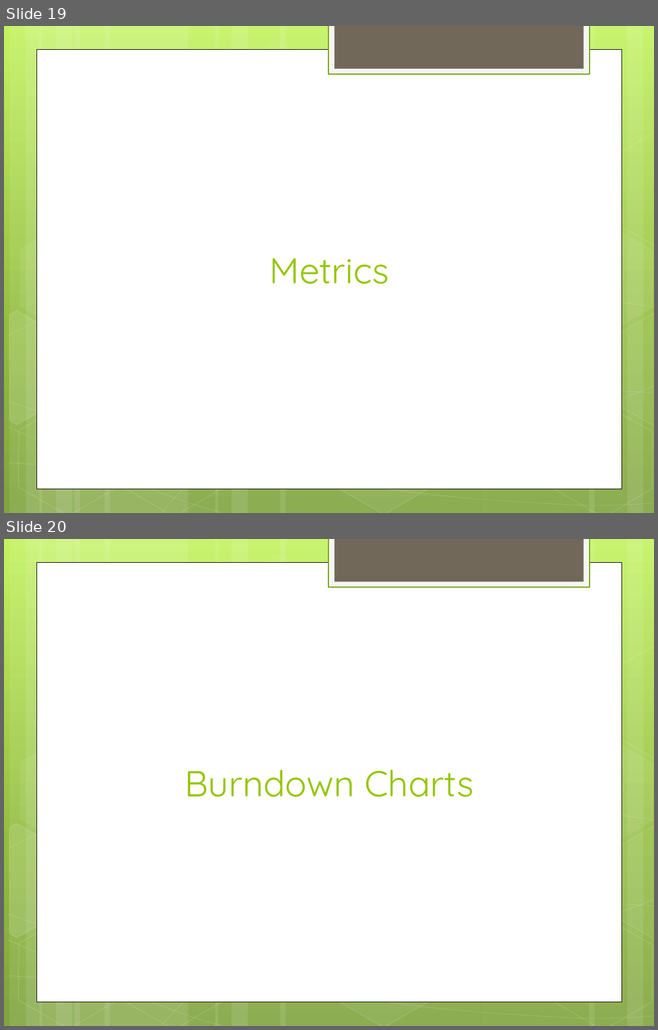
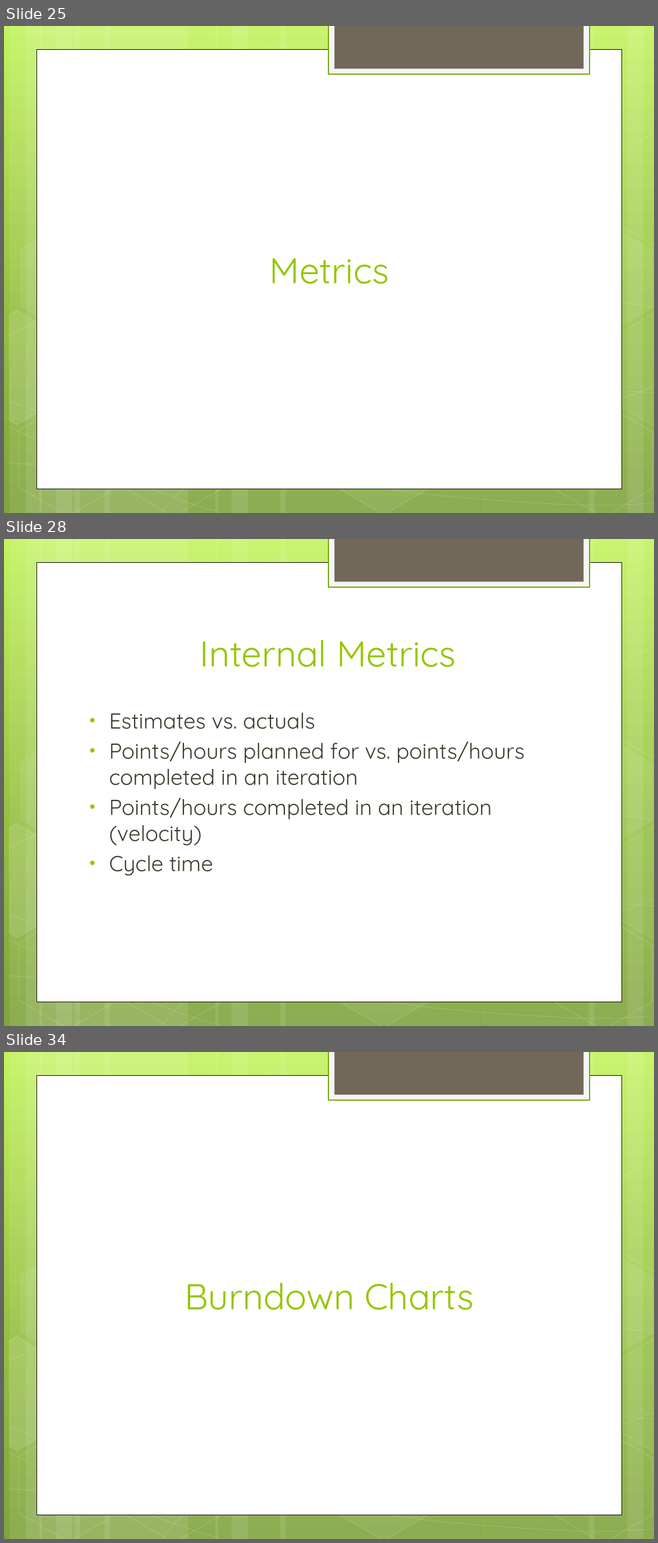
Before and after one commit to JonKruger/iteration-management, a slide deck: Iteration Management - Your Key to Predictable Delivery.pptx. Shown one above the other, each under a label of ours: slides 19 and 20 before the commit, slides 25, 28 and 34 after it; the slides between them are not shown. The pictures are 658x1030 and 658x1543 pixels, drawn with LibreOffice and Linux fonts; fonts in the diff are those of the drawing. Boxes give left, top, right and bottom in pixels: in the first picture for what was removed or moved away, otherwise in the second. Text is boxed around its words. In the diff, an @@ line names an element or a change of style, - is before the commit and + after.

```diff
--- a/Iteration Management - Your Key to Predictable Delivery.pptx
+++ b/Iteration Management - Your Key to Predictable Delivery.pptx
@@ slide 28 added at box(4, 539, 654, 1026), background gradient #C3F35F to #93BF3F to #81A53E; not listed: 31 template elements that a slide beside it also shows @@
@@ title added at box(200, 640, 455, 667), 40 pt, text #94C600 @@
+Internal Metrics
@@ text added at box(109, 712, 524, 876), 24 pt, text #3E3D2D @@
+• Estimates vs. actuals
+• Points/hours planned for vs. points/hours completed in an iteration
+• Points/hours completed in an iteration (velocity)
+• Cycle time
@@ what was slide 19 is now slide 25 @@
@@ what was slide 20 is now slide 34 @@
```
Also in this commit, not shown: 13 other slides added.
